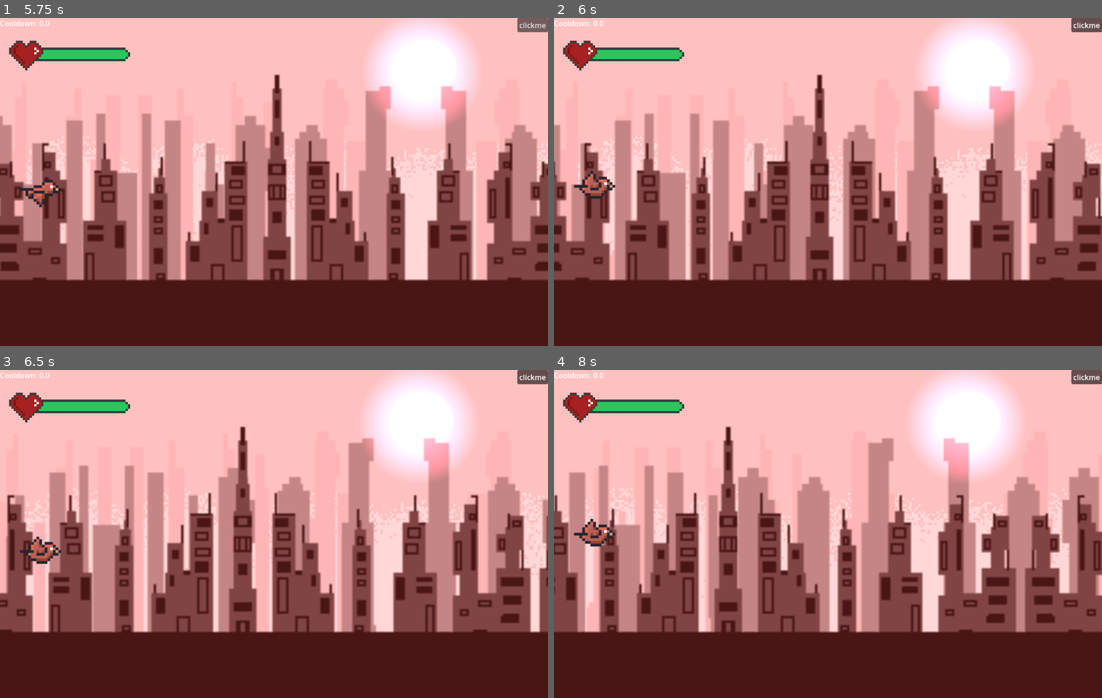
Above: before the commit, frames 1-4 (two rows, left to right).
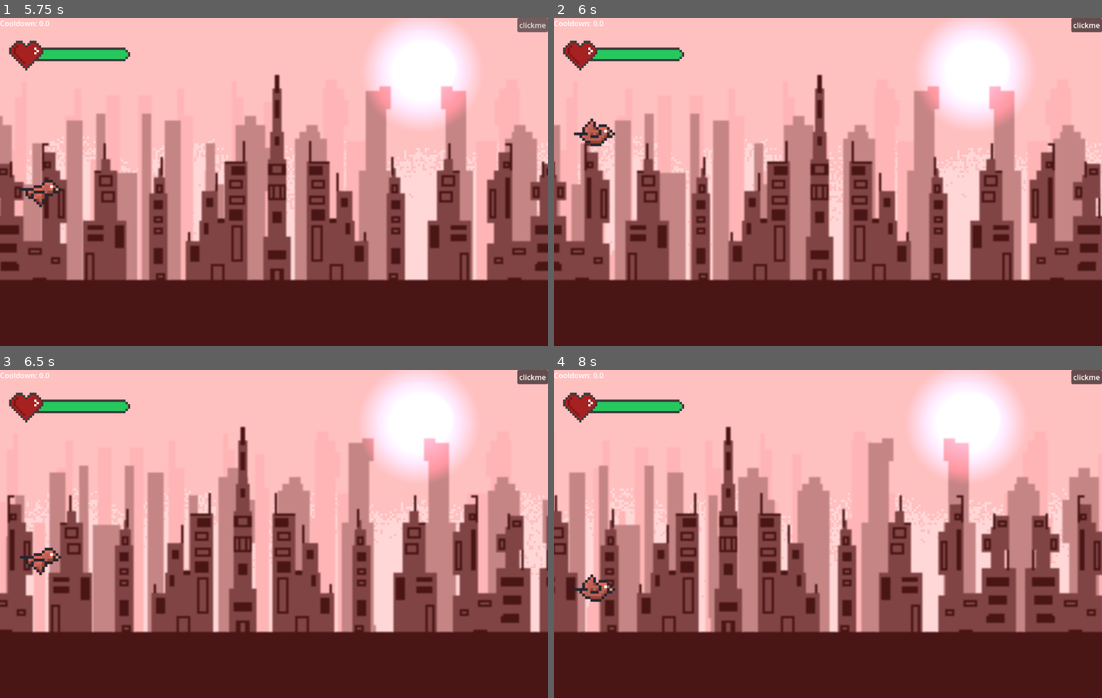
Above: after the commit, the same moments.

Repository: ItzAshmit/Inverse-flappy-bird
Game: Godot game, scene res://Scenes/main_menu.tscn
Same seed, same stepped clock (60 frames per second), same inputs: the game is played once before the commit and once after it.
Inputs (mouse positions are in pixels of both pictures, inside the frame that each line leads up to):
- Up to frame 1 (5.75 s): click "Play" at 0.5 s; tap Enter at 1.25, 2.75, 4.25 s; move the mouse to (394, 165) at 1.27 s; click (394, 165) at 1.42 s; tap Space at 2, 3.5, 5 s; move the mouse to (164, 198) at 2.02 s; click (164, 198) at 2.17 s; move the mouse to (328, 109) at 2.77 s; click (328, 109) at 2.92 s; move the mouse to (246, 247) at 3.52 s; click (246, 247) at 3.67 s; move the mouse to (438, 231) at 4.27 s; click (438, 231) at 4.42 s; move the mouse to (109, 132) at 5.02 s; click (109, 132) at 5.17 s
- Up to frame 2 (6 s): click "clickme" at 5.75 s
- Up to frame 3 (6.5 s): no input
- Up to frame 4 (8 s): click "clickme" at 6.5 s; click "clickme" at 7.25 s

Frame 1 is identical in both runs. In frame 2, 0.7% of the frame differs, in the area x 3-12%, y 30-56%; in frame 3, 0.5%; in frame 4, 0.7%, in the area x 3-12%, y 45-71%.

Commit message:
Add bird variants and probabilistic behavior
Introduce randomized AI for Bird entities by adding a ran_factor property and gating the main _physics_process logic with randf(). Create two variant scripts (bird1.gd, bird2.gd) that extend Bird and set ran_factor to 0.05 and 0.3 respectively. Add scenes bird1.tscn and bird3.tscn (and corresponding UID files), attach variant scripts to bird2.tscn, and instantiate bird1 in level1.tscn. Also rename a node in simurgh.tscn to use the bird instance. Cleanup and reflow of collision/jump logic in Scripts/bird.gd to support the new probabilistic behavior and fallback jump when rand check fails.

Diff:
--- /dev/null
+++ b/Scenes/bird1.tscn
@@ -0,0 +1,7 @@
+[gd_scene format=3 uid="uid://dv1k3jarcwodm"]
+
+[ext_resource type="PackedScene" uid="uid://df2rcrua7wqpf" path="res://Scenes/bird.tscn" id="1_ym0lw"]
+[ext_resource type="Script" uid="uid://kd4n8mrmi8dy" path="res://Scripts/bird1.gd" id="2_lurda"]
+
+[node name="bird" unique_id=1757279582 instance=ExtResource("1_ym0lw")]
+script = ExtResource("2_lurda")
--- a/Scenes/bird2.tscn
+++ b/Scenes/bird2.tscn
@@ -1,6 +1,7 @@
 [gd_scene format=3 uid="uid://cs10eo4ahy8l8"]
 
 [ext_resource type="PackedScene" uid="uid://df2rcrua7wqpf" path="res://Scenes/bird.tscn" id="1_i7n8m"]
+[ext_resource type="Script" uid="uid://dleyvi5qb3yl1" path="res://Scripts/bird2.gd" id="2_a1sky"]
 
 [node name="bird" unique_id=1757279582 instance=ExtResource("1_i7n8m")]
-maxhealth = 150.0
+script = ExtResource("2_a1sky")
--- /dev/null
+++ b/Scenes/bird3.tscn
@@ -0,0 +1,5 @@
+[gd_scene format=3 uid="uid://c24mgio770pq0"]
+
+[ext_resource type="PackedScene" uid="uid://df2rcrua7wqpf" path="res://Scenes/bird.tscn" id="1_s70wh"]
+
+[node name="bird" unique_id=1757279582 instance=ExtResource("1_s70wh")]
--- a/Scenes/levels/level1.tscn
+++ b/Scenes/levels/level1.tscn
@@ -1,6 +1,7 @@
 [gd_scene format=3 uid="uid://dtijx2s0yldls"]
 
 [ext_resource type="PackedScene" uid="uid://br7dxfo4bl2nb" path="res://Scenes/levels/baselevel.tscn" id="1_rahoo"]
+[ext_resource type="PackedScene" uid="uid://dv1k3jarcwodm" path="res://Scenes/bird1.tscn" id="2_skpnj"]
 
 [node name="MainGame" unique_id=1605266567 instance=ExtResource("1_rahoo")]
 
@@ -21,3 +22,5 @@
 grow_horizontal = 0
 toggle_mode = true
 text = "clickme"
+
+[node name="bird" parent="BirdParent" parent_id_path=PackedInt32Array(1120941888) index="0" unique_id=1757279582 instance=ExtResource("2_skpnj")]
--- a/Scenes/simurgh.tscn
+++ b/Scenes/simurgh.tscn
@@ -3,5 +3,5 @@
 [ext_resource type="PackedScene" uid="uid://df2rcrua7wqpf" path="res://Scenes/bird.tscn" id="1_atmf4"]
 [ext_resource type="Script" uid="uid://d3ek5c36boma8" path="res://Scripts/simurgh.gd" id="2_y26eu"]
 
-[node name="simurgh" unique_id=1757279582 instance=ExtResource("1_atmf4")]
+[node name="bird" unique_id=1757279582 instance=ExtResource("1_atmf4")]
 script = ExtResource("2_y26eu")
--- a/Scripts/bird.gd
+++ b/Scripts/bird.gd
@@ -3,6 +3,7 @@
 @export var maxhealth: float = 100
 @export var defense: float = 50
 @export var lives: int = 1
+var ran_factor = 0
 var health : float
 var speed:int = 150
 var gravity:int = 10
@@ -63,39 +64,36 @@
 	if(health <= 0):
 		die()
 
-
 func _physics_process(_delta: float) -> void:
-
-
-
-
-
-
-	if(velocity.y>0): $Image.texture = birddown
-	else: $Image.texture = birdup
-	jumped = false
-	velocity.y += gravity
-	if $below.is_colliding() or $below2.is_colliding() and (get_collider_layer($below) == 4 or get_collider_layer($below2) == 4):
-		goingdown=false
-		jump()
-	elif ($above.is_colliding() or $above2.is_colliding()) and (get_collider_layer($above) == 2 or get_collider_layer($above2) == 2):
-		goingdown=true
+	if(randf()>=ran_factor):
+		if(velocity.y>0): $Image.texture = birddown
+		else: $Image.texture = birdup
+		jumped = false
+		velocity.y += gravity
+		if $below.is_colliding() or $below2.is_colliding() and (get_collider_layer($below) == 4 or get_collider_layer($below2) == 4):
+			goingdown=false
+			jump()
+		elif ($above.is_colliding() or $above2.is_colliding()) and (get_collider_layer($above) == 2 or get_collider_layer($above2) == 2):
+			goingdown=true
+		else:
+			if $front.is_colliding():
+				if $front.get_collider().collision_layer == 2:
+					goingdown=true
+				else:
+					goingdown=false
+					jump()
+			else:
+				if ($"../../pipes".get_child_count()==0) and (not $front.is_colliding()) and (not $above.is_colliding()) and (not $"front-above".is_colliding()) and (not $below.is_colliding()) and (not $"front-below".is_colliding()):
+					goingdown = false
+				if $"front-above".is_colliding() or $"front-below".is_colliding():
+					if $"front-above".is_colliding():
+						goingdown = true
+					else:
+						goingdown = false
+						jump()
+				if(global_position.y >= randi_range(350,450)):
+					jump()
+		move_and_slide()
 	else:
-		if $front.is_colliding():
-			if $front.get_collider().collision_layer == 2:
-				goingdown=true
-			else:
-				goingdown=false
-				jump()
-		else:
-			if ($"../../pipes".get_child_count()==0) and (not $front.is_colliding()) and (not $above.is_colliding()) and (not $"front-above".is_colliding()) and (not $below.is_colliding()) and (not $"front-below".is_colliding()):
-				goingdown = false
-			if $"front-above".is_colliding() or $"front-below".is_colliding():
-				if $"front-above".is_colliding():
-					goingdown = true
-				else:
-					goingdown = false
-					jump()
-			if(global_position.y >= randi_range(350,450)):
-				jump()
-	move_and_slide()
+		if(global_position.y>320):
+			jump()
--- /dev/null
+++ b/Scripts/bird1.gd
@@ -0,0 +1,5 @@
+extends Bird
+
+func _ready() -> void:
+	super()
+	ran_factor=0.05
--- /dev/null
+++ b/Scripts/bird2.gd
@@ -0,0 +1,4 @@
+extends Bird
+func _ready() -> void:
+	super()
+	ran_factor=0.3
Not shown, added: Scripts/bird1.gd.uid
Not shown, added: Scripts/bird2.gd.uid
